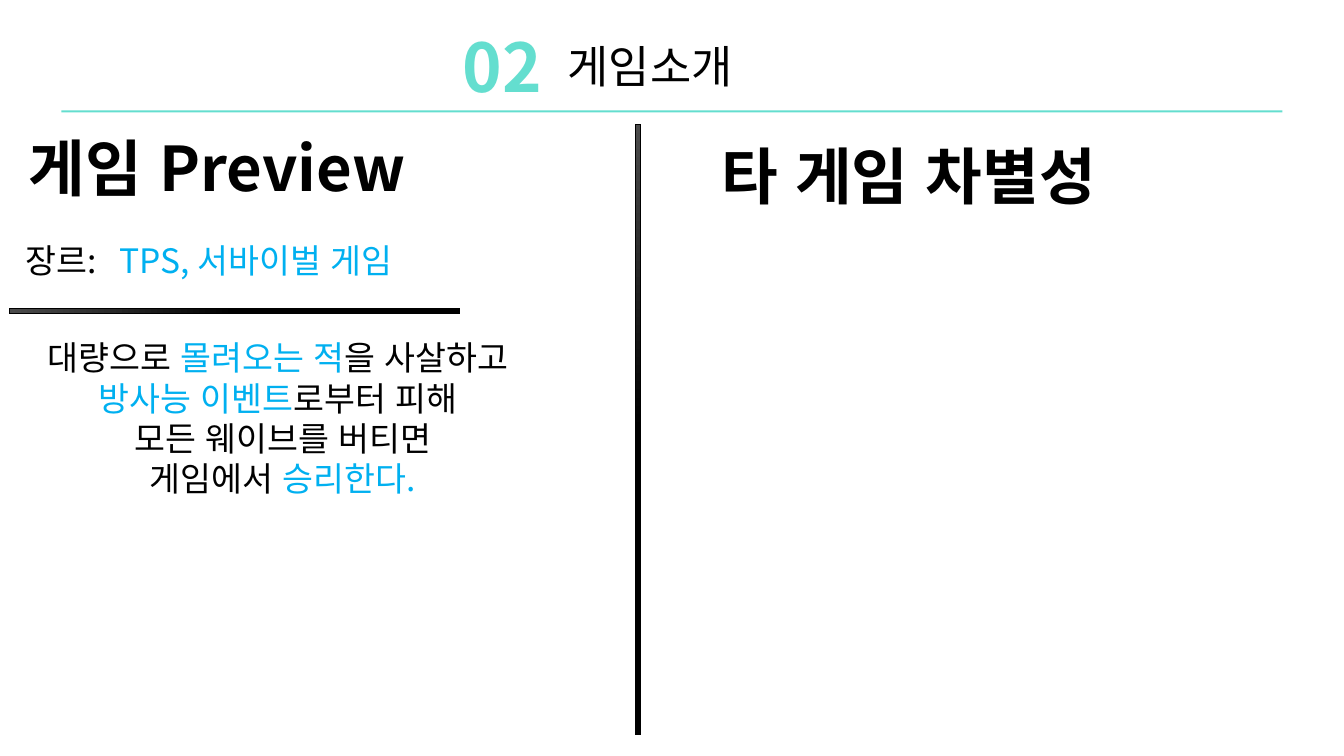
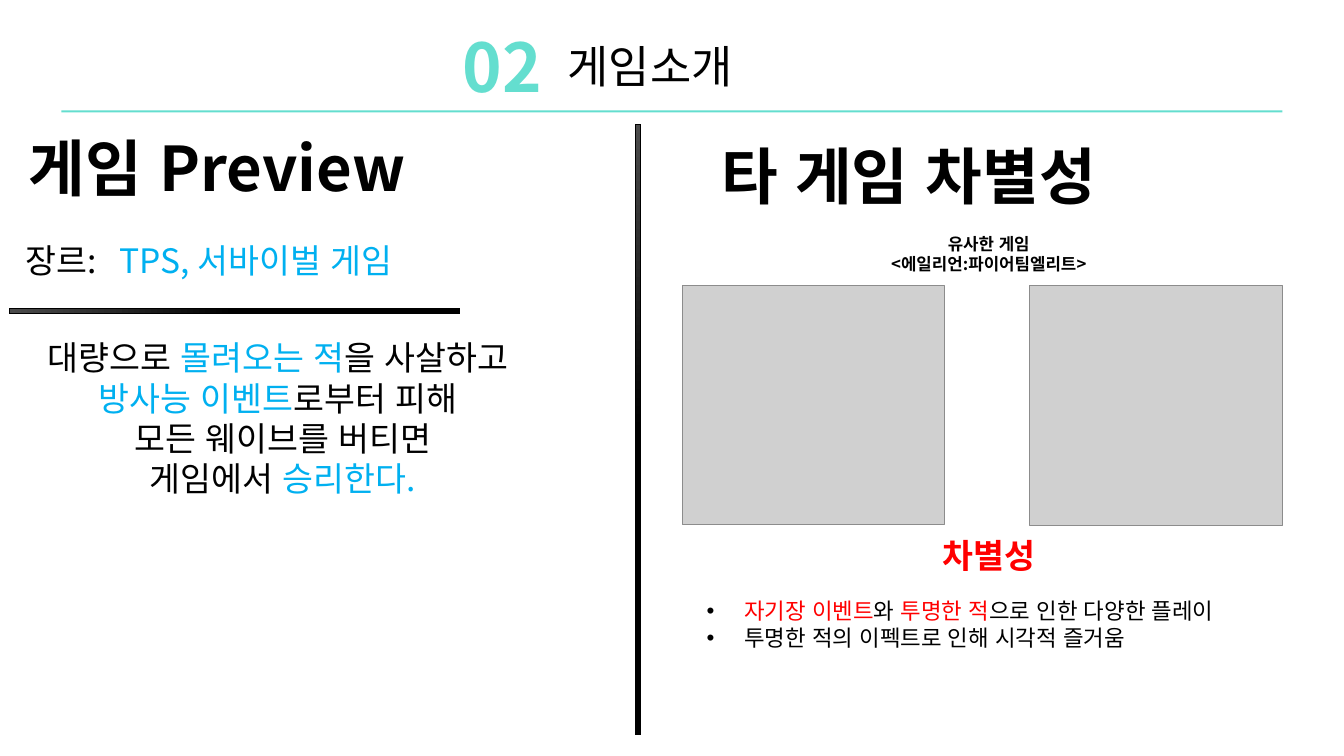
Before and after one commit to DoHanK/COLONY, a slide deck: slide 5 of 기획서/Colony_ppt발표.pptx. Drawn at 1344x756 pixels with LibreOffice and Linux fonts; fonts in the diff are those of the drawing; grey boxes stand for pictures. Boxes give left, top, right and bottom in pixels: in the first picture for what was removed or moved away, otherwise in the second. Text is boxed around its words. In the diff, an @@ line names an element or a change of style, - is before the commit and + after.

```diff
--- a/기획서/Colony_ppt발표.pptx
+++ b/기획서/Colony_ppt발표.pptx
@@ text added at (891,236,1086,272), 12 pt, text #000000, bold @@
+유사한 게임
+<에일리언:파이어팀엘리트>
@@ picture added at (683,285,945,524) @@
@@ picture added at (1030,286,1284,526) @@
@@ text added at (942,540,1035,571), 24 pt, text #FF0000, bold @@
+차별성
@@ text added at (744,600,1214,648), 16 pt, text #000000 @@
+• 자기장 이벤트와 투명한 적으로 인한 다양한 플레이
+• 투명한 적의 이펙트로 인해 시각적 즐거움
```
Also in this commit, not shown: 4 other slides changed, 1 other file.
